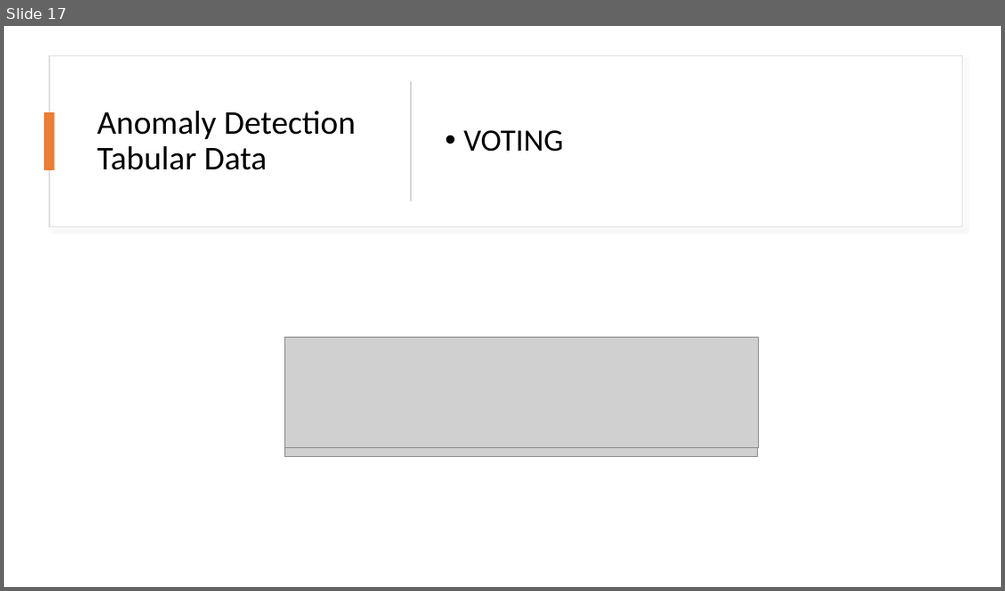
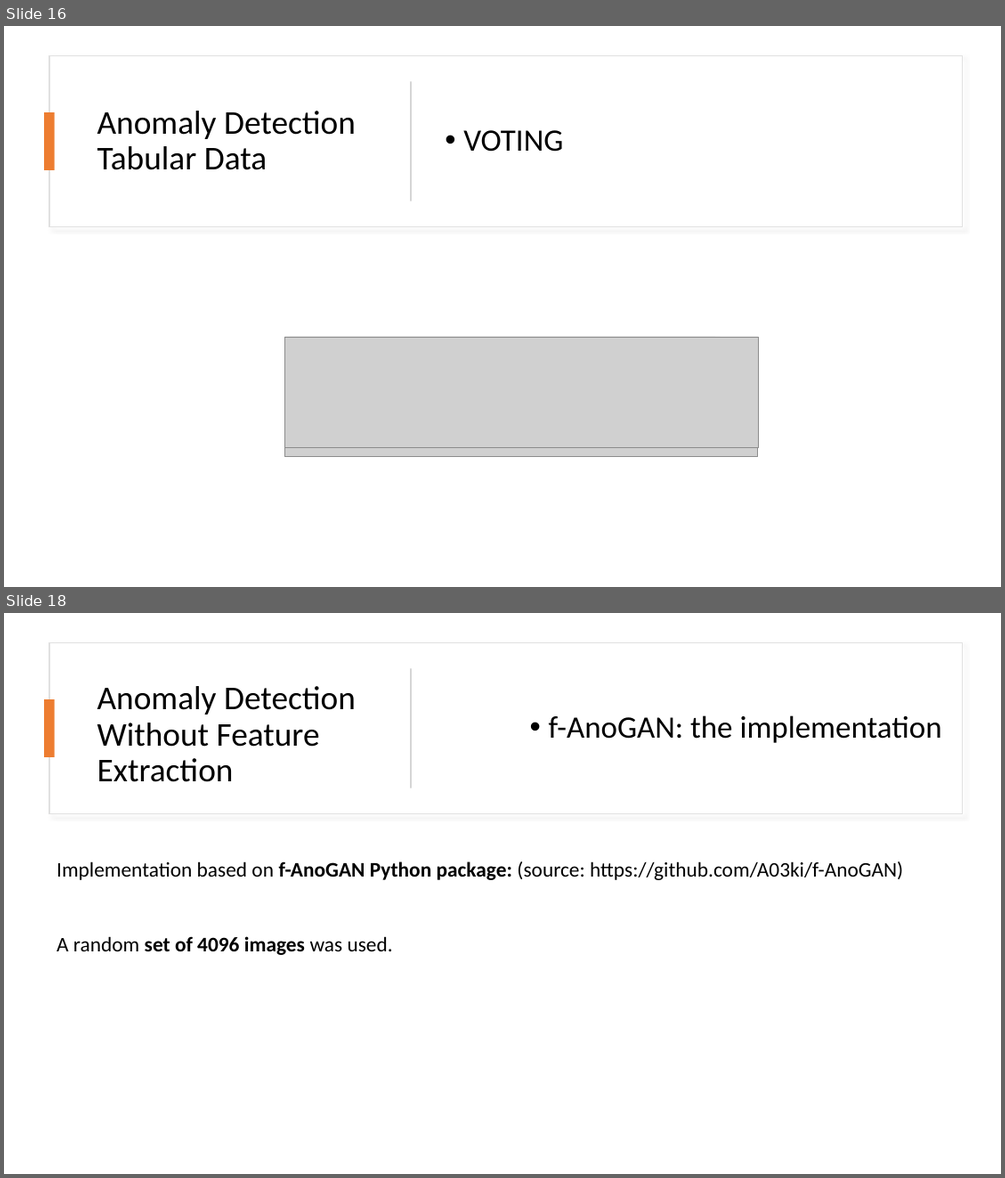
Before and after one commit to tymsoncyferki/Anomaly-Detection, a slide deck: Prezentacja_KM.pptx. Shown one above the other, each under a label of ours: slide 17 before the commit, slides 16 and 18 after it; the slides between them are not shown. The pictures are 1005x591 and 1005x1178 pixels, drawn with LibreOffice and Linux fonts; fonts in the diff are those of the drawing; grey boxes stand for pictures. Boxes give left, top, right and bottom in pixels: in the first picture for what was removed or moved away, otherwise in the second. Text is boxed around its words. In the diff, an @@ line names an element or a change of style, - is before the commit and + after.

```diff
--- a/Prezentacja_KM.pptx
+++ b/Prezentacja_KM.pptx
@@ slide 18 added at bbox=[4, 613, 1001, 1174], background #FFFFFF @@
@@ rectangle added at bbox=[49, 643, 963, 813], fill #FFFFFF, outline #E1E1E1 1 pt @@
@@ title added at bbox=[97, 686, 356, 782], 32 pt, text #000000 @@
+Anomaly Detection Without Feature
+Extraction
@@ rectangle added at bbox=[410, 668, 412, 788], fill #D5D5D5 @@
@@ rectangle added at bbox=[44, 699, 55, 757], fill #ED7D31 @@
@@ text added at bbox=[549, 715, 942, 743], 30 pt, text #000000 @@
+• f-AnoGAN: the implementation
@@ text added at bbox=[57, 861, 903, 955], 20 pt, text #000000 @@
+Implementation based on f-AnoGAN Python package: (source: https://github.com/A03ki/f-AnoGAN)
+A random set of 4096 images was used.
@@ what was slide 17 is now slide 16 @@
```
Also in this commit, not shown: 7 other slides added, 1 slide removed.
